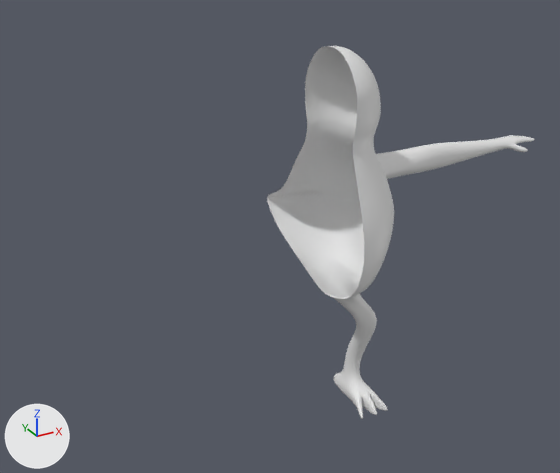
The Blender file Model/chicken/chickin.blend as it was, and as the next commit left it.
Both versions are drawn from a 50 mm camera at (-1.109, -1.738, 1.548) aimed at (-0.09, 0.114, 0.622). The lights are fixed; the arrows at lower left show +X, +Y and +Z.
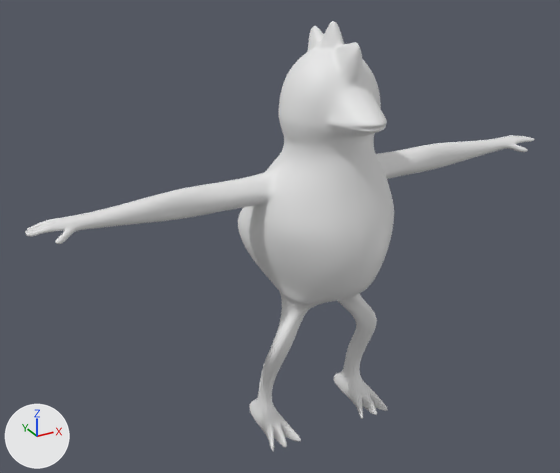
Commit message: chickin 모델링 진행중
chickin 모델링 진행중

Location of each change, [x1, y1, x2, y2] in pixels of the pictures (560 x 473 px):
'Sphere.001', reshaped, modifiers changed (90% wider, 15% taller): before [267, 46, 534, 419]; after [25, 21, 534, 451]
part 1 of me_sphere_011, built on: before [312, 46, 380, 131]; after [307, 21, 387, 137]

The change, as a diff of the scene's bpy script:
```diff
--- a/Model/chicken/chickin.blend.py
+++ b/Model/chicken/chickin.blend.py
@@ me_sphere_011 @@
 # used by ob_sphere_001; location = (0.0, 0.0, 0.0)
-me_sphere_011.from_pydata(...)  # 731 vertices, 702 faces; spans x 0.0..0.823, y -0.192..0.382, z 0.0..1.186
+me_sphere_011.from_pydata(...)  # 797 vertices, 760 faces; spans x 0.0..0.823, y -0.234..0.382, z 0.0..1.253
+# me_sphere_011 part 1
+# 16 vertices are removed from x 0.0..0.055, y -0.129..0.055, z 1.014..1.186
+# 26 faces are deleted
+# 3 vertices in x 0.015..0.016, y -0.076..0.076, z 1.161..1.186 move by (0.009, 0.0, 0.01)
+# 20 vertices move from x 0.0..0.079, y -0.131..0.078, z 0.997..1.185 to x 0.0..0.084, y -0.229..0.109, z 0.981..1.196
+# 82 vertices are added at x 0.0..0.079, y -0.234..0.098, z 1.006..1.253
+# 84 new faces join them
@@ ob_sphere_001 @@
 _m = ob_sphere_001.modifiers.new('Subdivision', 'SUBSURF')
 _m.levels = 2
+_m = ob_sphere_001.modifiers.new('Mirror', 'MIRROR')
```
